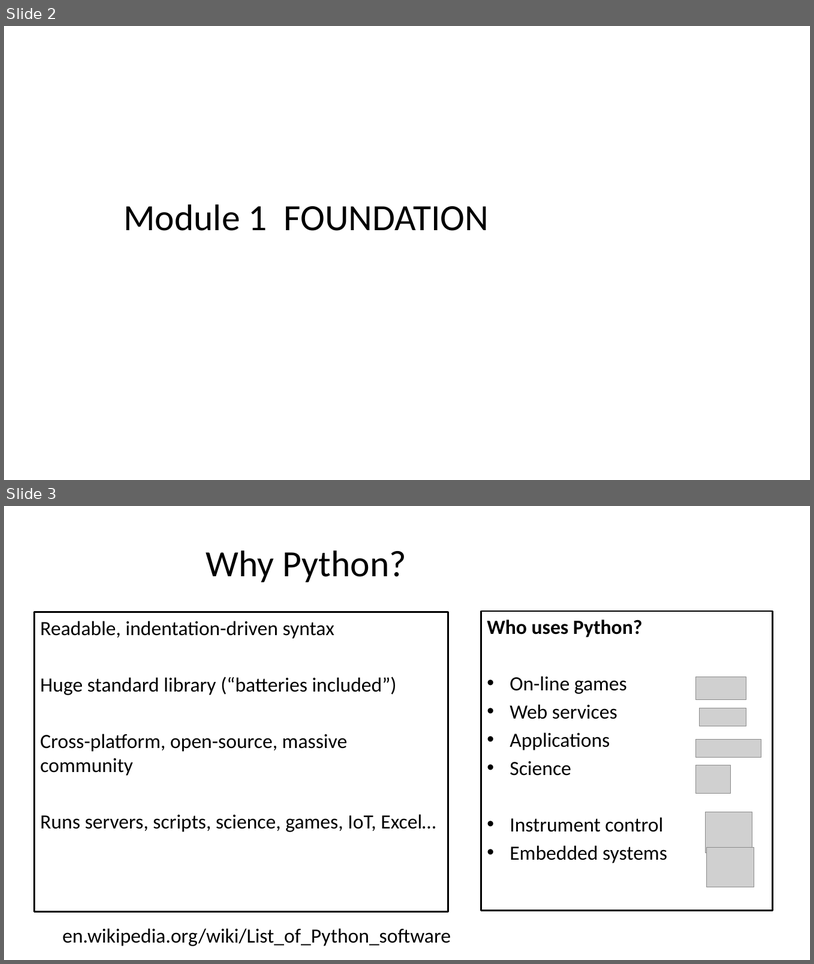
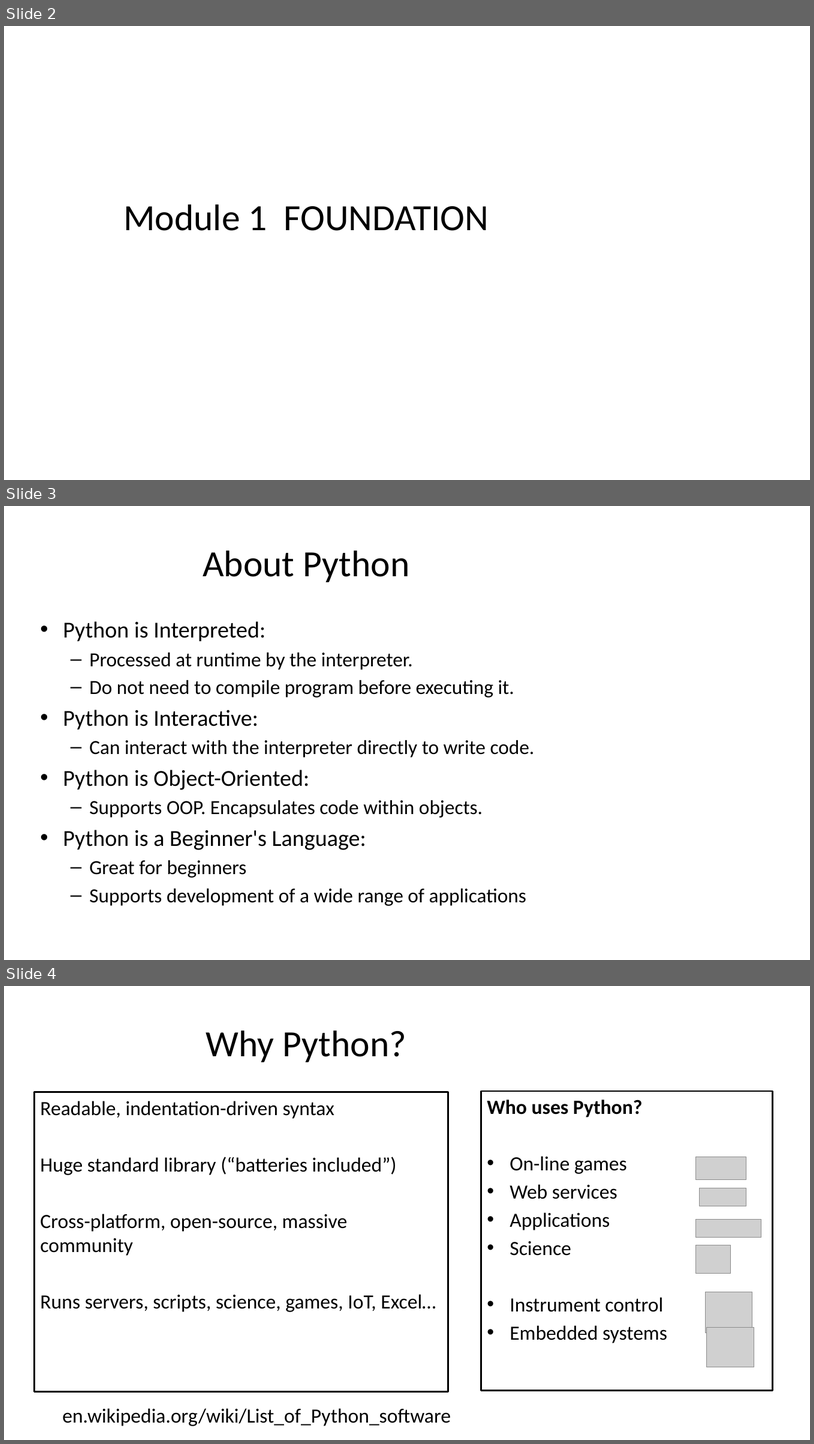
Before and after one commit to seanwhs/3-Day-Python-Crash-Course, a slide deck: Python_Crash_Course_2025.pptx. Shown one above the other, each under a label of ours: slides 2 and 3 before the commit, slides 2, 3 and 4 after it. The pictures are 814x964 and 814x1444 pixels, drawn with LibreOffice and Linux fonts; fonts in the diff are those of the drawing; grey boxes stand for pictures. Boxes give left, top, right and bottom in pixels: in the first picture for what was removed or moved away, otherwise in the second. Text is boxed around its words. In the diff, an @@ line names an element or a change of style, - is before the commit and + after.

```diff
--- a/Python_Crash_Course_2025.pptx
+++ b/Python_Crash_Course_2025.pptx
@@ slide 3 added at (4,506,810,960), background #FFFFFF @@
@@ title added at (203,550,410,582), 44 pt, text #000000 @@
+About Python
@@ text added at (63,621,535,906), 23.8 pt, text #000000 @@
+• Python is Interpreted:
+  – Processed at runtime by the interpreter.
+  – Do not need to compile program before executing it.
+• Python is Interactive:
+  – Can interact with the interpreter directly to write code.
+• Python is Object-Oriented:
+  – Supports OOP. Encapsulates code within objects.
+• Python is a Beginner's Language:
+  – Great for beginners
+  – Supports development of a wide range of applications
@@ what was slide 3 is now slide 4 @@
```
Also in this commit, not shown: 2 slides changed, 2 other slides added.
